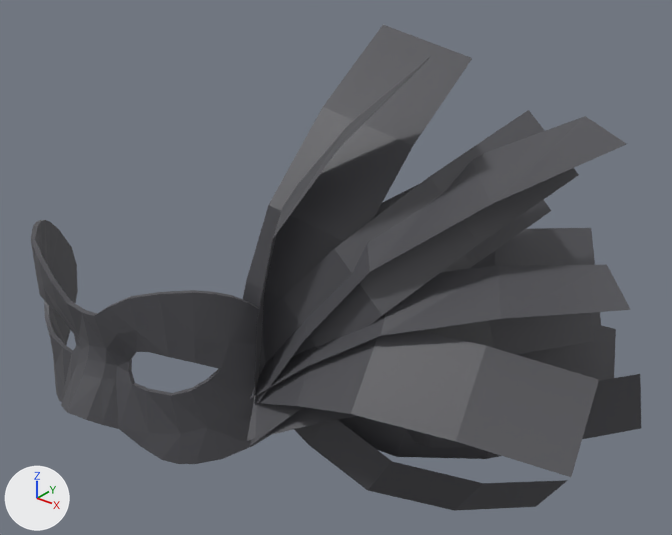
The glTF model apps/web/public/assets/3dx/accessories/mask/3dx_f_mask_1.glb as it was, and as the next commit left it.
Camera for both pictures: a 50 mm lens placed at (0.262, -0.266, 1.78), pointed at (0.066, -0.022, 1.629). The axes (+X, +Y, +Z) are drawn at lower left. The lights are the same throughout. The older version comes first.

The scene before the commit, as lines of its bpy script (objects in view):
```python
me_mask_1 = bpy.data.meshes.new('mask_1')
me_mask_1.from_pydata(...)  # 311 vertices, 470 faces; spans x -0.071..0.178, y -0.101..0.039, z 1.542..1.718
me_mask_1.materials.append(mat_skin)  # dark grey #505055
ob_mask_1 = bpy.data.objects.new('mask_1', me_mask_1)
ob_mask_1.location = (0.0, 0.0, 0.0)
```
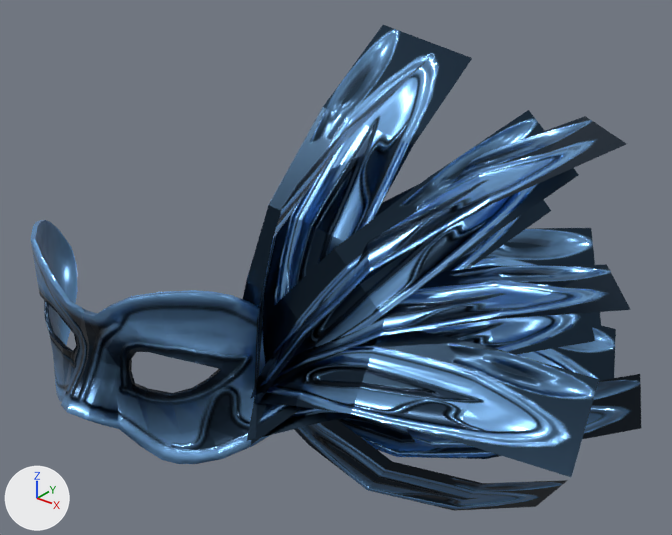
Boxes [x1, y1, x2, y2] around the edits, measured in the pictures (672 x 535 px):
'mask_1', recoloured
    both: [31, 25, 641, 511]

What changed in the scene script:
```text
Add img_3dx_f_mask_1_normal:
    img_3dx_f_mask_1_normal = load_image('3dx_f_mask_1_normal', '_unpacked/3dx_f_mask_1_normal', 256, 256, 'Non-Color')
Add img_3dx_f_mask_1_albedo:
    img_3dx_f_mask_1_albedo = load_image('3dx_f_mask_1_albedo', '_unpacked/3dx_f_mask_1_albedo', 128, 128, 'sRGB')
Add mat_mask_1:
    mat_mask_1 = bpy.data.materials.new('mask_1')
    # uses the picture img_3dx_f_mask_1_albedo
    # uses the picture img_3dx_f_mask_1_normal
Change me_mask_1:
    where me_mask_1.from_pydata(...)  # 311 vertices, 470 faces; spans x -0.071..0.178, y -0.101..0.039, z 1.542..1.718
    remove me_mask_1.materials.append(mat_skin)  # dark grey #505055
    add me_mask_1.materials.append(mat_mask_1)
```
